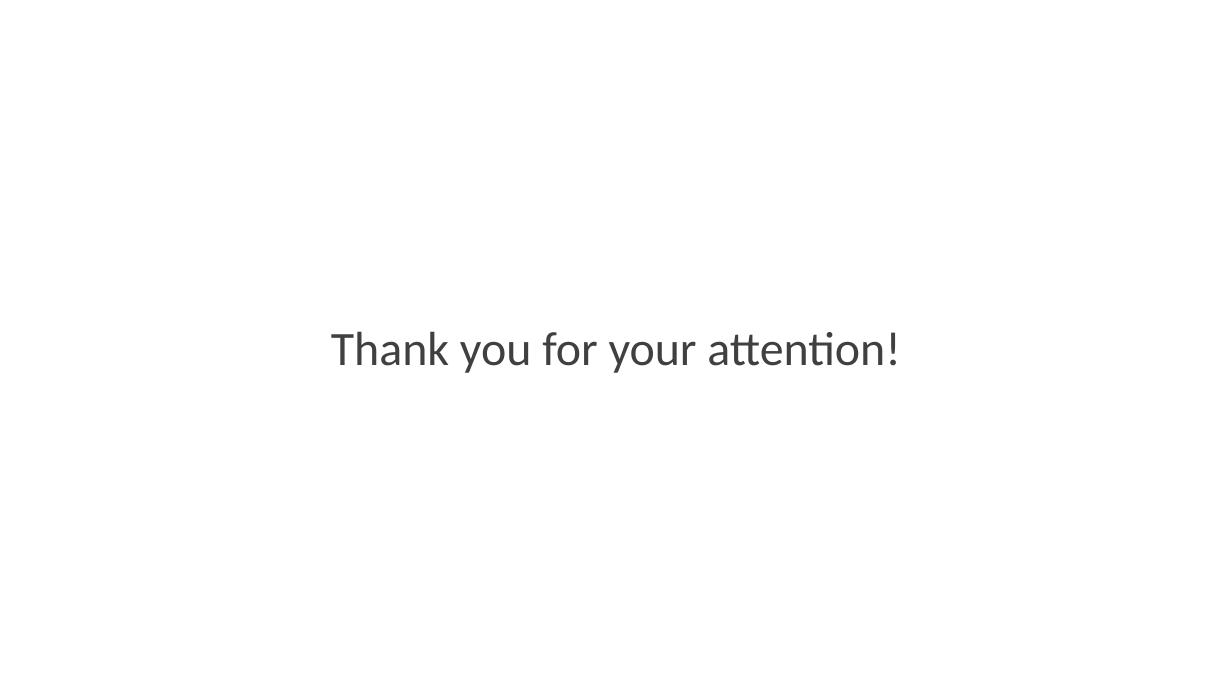
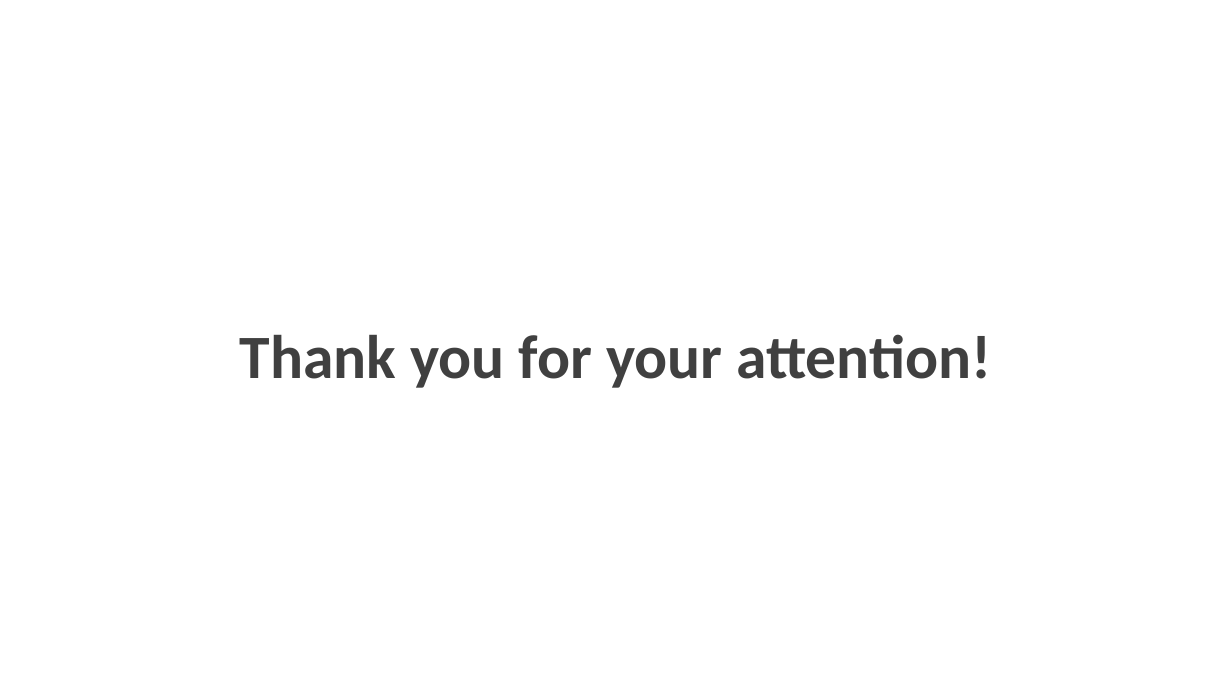
Before and after one commit to Dean161/Timebox, a slide deck: slide 10 of Publishments/03_Presentations/CurryWurst_TestCaseDesign.pptx (slide 12 before the commit). Drawn at 1232x693 pixels with LibreOffice and Linux fonts; fonts in the diff are those of the drawing; background and template pictures are left out. Boxes give left, top, right and bottom in pixels: in the first picture for what was removed or moved away, otherwise in the second. Text is boxed around its words. In the diff, an @@ line names an element or a change of style, - is before the commit and + after.

```diff
--- a/Publishments/03_Presentations/CurryWurst_TestCaseDesign.pptx
+++ b/Publishments/03_Presentations/CurryWurst_TestCaseDesign.pptx
@@ text "Thank you for your attention!" at <box>240,334,991,388</box>: size 28 to 36 pt, bold on; more space between paragraphs @@
```
Also in this commit, not shown: 1 other slide changed, 4 slides added, 6 slides removed, 11 other files.
